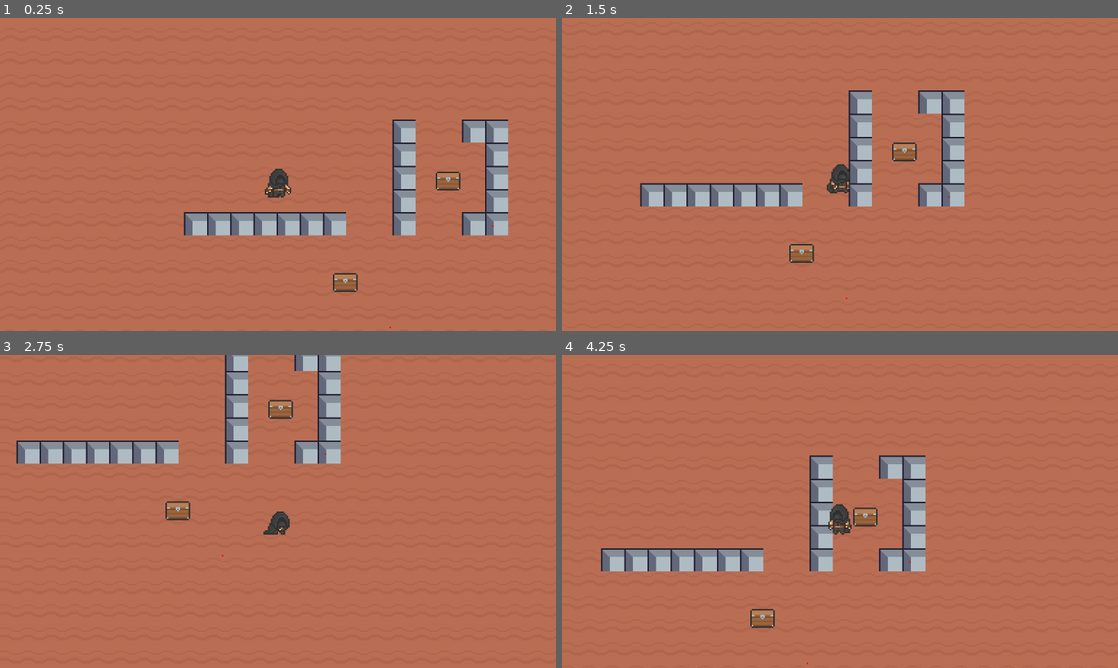
Above: before the commit, frames 1-4 (two rows, left to right).
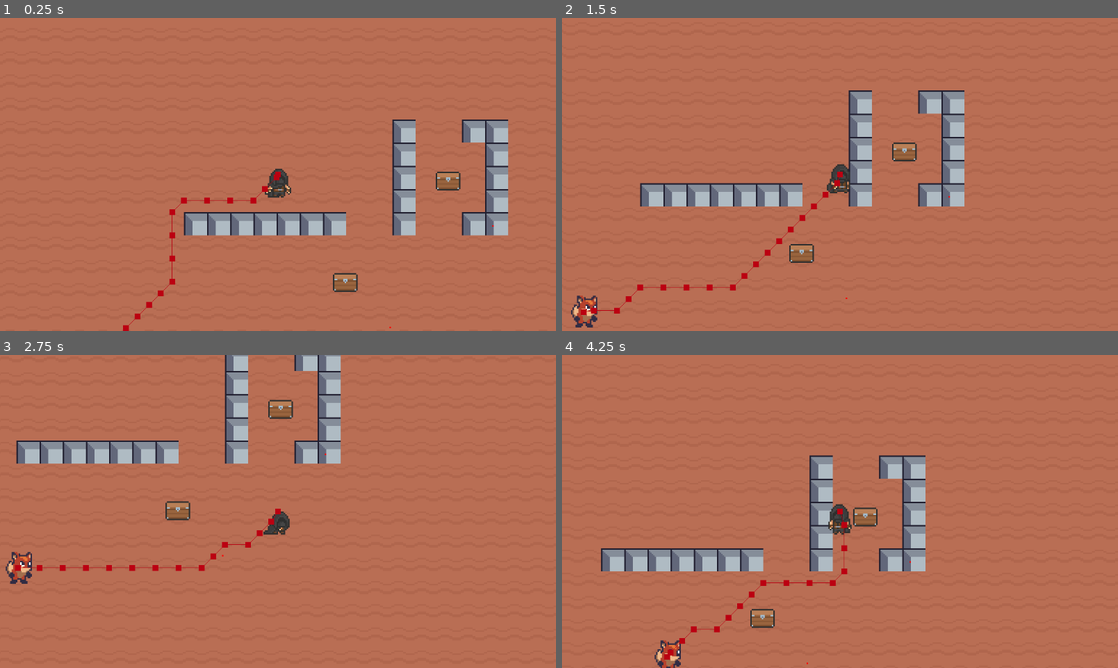
Above: after the commit, the same moments.

Repository: Eggsquisite/HeistHandler
Game: Godot game, scene res://scenes/base_level/base_level.tscn
Same seed, same stepped clock (60 frames per second), same inputs: the game is played once before the commit and once after it.
Inputs:
- Up to frame 1 (0.25 s): no input
- Up to frame 2 (1.5 s): hold D (right) 0.53-1.28 s; hold E (interact) 0.53-1.28 s; hold S (down) from 1.28 s (still down); tap Space (lockpick) at 1.35 s
- Up to frame 3 (2.75 s): release S (down) at 2.03 s; hold D (right) from 2.03 s (still down); hold Shift (sneak) from 2.03 s (still down)
- Up to frame 4 (4.25 s): release D (right) at 2.78 s; release Shift (sneak) at 2.78 s; hold W (up) 2.78-3.53 s; tap E (interact) at 2.85 s; hold A (left) from 3.53 s (still down); tap Space (lockpick) at 3.6 s

The runs differ from the first frame. In frame 1, 0.4% of the frame differs, in the area x 22-51%, y 49-100%; in frame 2, 0.8%, in the area x 1-51%, y 49-99%; in frame 3, 0.7%; in frame 4, 0.7%.

Commit message:
Added basic 2D nav

Diff:
--- a/scenes/base_level/base_level.tscn
+++ b/scenes/base_level/base_level.tscn
@@ -1,8 +1,10 @@
-[gd_scene load_steps=9 format=4 uid="uid://ctlcuyeb87x46"]
+[gd_scene load_steps=11 format=4 uid="uid://ctlcuyeb87x46"]
 
 [ext_resource type="Texture2D" uid="uid://td5ecgxvb75o" path="res://assets/tiles/Terrain (16x16).png" id="1_hulus"]
+[ext_resource type="Script" path="res://scenes/base_level/ground.gd" id="2_ewtgt"]
 [ext_resource type="PackedScene" uid="uid://bh0ftwhxdjh1l" path="res://scenes/player/player.tscn" id="2_fl8iu"]
 [ext_resource type="PackedScene" uid="uid://dn3wn221hgqsy" path="res://scenes/chest/chest.tscn" id="3_7sbiq"]
+[ext_resource type="PackedScene" uid="uid://cxa6y2bqtmt8s" path="res://scenes/guard/guard.tscn" id="4_1vosi"]
 
 [sub_resource type="NavigationPolygon" id="NavigationPolygon_ap1rj"]
 vertices = PackedVector2Array(8, 8, -8, 8, -8, -8, 8, -8)
@@ -394,6 +396,7 @@
 [node name="Ground" type="TileMapLayer" parent="TileMapLayers"]
 tile_map_data = PackedByteArray("AADw/+z/AAAHAAEAAADw/+3/AAAHAAEAAADw/+7/AAAHAAEAAADw/+//AAAHAAEAAADw//D/AAAHAAEAAADw// …(26720 unchanged characters)…
 tile_set = SubResource("TileSet_kk3le")
+script = ExtResource("2_ewtgt")
 
 [node name="Walls" type="TileMapLayer" parent="TileMapLayers"]
 tile_map_data = PackedByteArray("AAADAPv/AAANAAUAAAAEAPv/AAANAAUAAAAFAPv/AAANAAUAAAAGAPv/AAANAAUAAAAHAPv/AAANAAUAAAAIAP …(224 unchanged characters)…
@@ -409,3 +412,7 @@
 [node name="Chest2" parent="." instance=ExtResource("3_7sbiq")]
 position = Vector2(159, -32)
 difficulty = 2
+
+[node name="Guard" parent="." instance=ExtResource("4_1vosi")]
+position = Vector2(-28, 34)
+speed = 20.0
--- /dev/null
+++ b/scenes/base_level/ground.gd
@@ -0,0 +1,14 @@
+extends TileMapLayer
+
+@onready var walls: TileMapLayer = $"../Walls"
+
+
+func _use_tile_data_runtime_update(coords: Vector2i) -> bool:
+	if coords in walls.get_used_cells_by_id(0):
+		return true
+	return false
+
+
+func _tile_data_runtime_update(coords: Vector2i, tile_data: TileData) -> void:
+	if coords in walls.get_used_cells_by_id(0):
+		tile_data.set_navigation_polygon(0, null)
--- /dev/null
+++ b/scenes/guard/guard.gd
@@ -0,0 +1,46 @@
+extends CharacterBody2D
+
+
+enum GuardState { IDLE, PATROL, ALERT }
+
+
+@onready var nav_agent: NavigationAgent2D = $NavigationAgent2D
+
+const SPEED_MULT: float = 100
+
+var _state: GuardState = GuardState.IDLE
+
+@export var speed: float = 12
+
+# Called when the node enters the scene tree for the first time.
+func _ready() -> void:
+	nav_agent.navigation_finished.connect(_on_nav_finished)
+	nav_agent.velocity_computed.connect(_on_navigation_agent_2d_velocity_computed)
+	# make_path()
+
+
+# Called every frame. 'delta' is the elapsed time since the previous frame.
+func _physics_process(delta: float) -> void:
+	var target_pos = get_tree().get_first_node_in_group("player").position
+	nav_agent.target_position = target_pos
+
+	var next_path_pos = nav_agent.get_next_path_position()
+	var direction = global_position.direction_to(next_path_pos)
+	var new_velocity = direction * speed * SPEED_MULT * delta
+
+	if nav_agent.avoidance_enabled:
+		nav_agent.velocity = new_velocity
+	else:
+		_on_navigation_agent_2d_velocity_computed(new_velocity)
+
+	move_and_slide()
+
+func _on_nav_finished():
+	if _state == GuardState.PATROL:
+		pass
+	elif _state == GuardState.ALERT:
+		pass
+
+
+func _on_navigation_agent_2d_velocity_computed(safe_velocity):
+	velocity = velocity.move_toward(safe_velocity, 100)
--- /dev/null
+++ b/scenes/guard/guard.tscn
@@ -0,0 +1,26 @@
+[gd_scene load_steps=4 format=3 uid="uid://cxa6y2bqtmt8s"]
+
+[ext_resource type="Script" path="res://scenes/guard/guard.gd" id="1_8kgwj"]
+[ext_resource type="Texture2D" uid="uid://cs3w7om7g84v8" path="res://assets/player/player-single.png" id="1_w8e7d"]
+
+[sub_resource type="CapsuleShape2D" id="CapsuleShape2D_oko4g"]
+radius = 7.0
+height = 18.0
+
+[node name="Guard" type="CharacterBody2D" groups=["enemy"]]
+script = ExtResource("1_8kgwj")
+
+[node name="Sprite2D" type="Sprite2D" parent="."]
+texture = ExtResource("1_w8e7d")
+
+[node name="CollisionShape2D" type="CollisionShape2D" parent="."]
+shape = SubResource("CapsuleShape2D_oko4g")
+
+[node name="NavigationAgent2D" type="NavigationAgent2D" parent="."]
+path_desired_distance = 5.0
+target_desired_distance = 5.0
+path_postprocessing = 1
+avoidance_enabled = true
+debug_enabled = true
+debug_use_custom = true
+debug_path_custom_color = Color(0.731612, 0, 0.0691198, 1)
